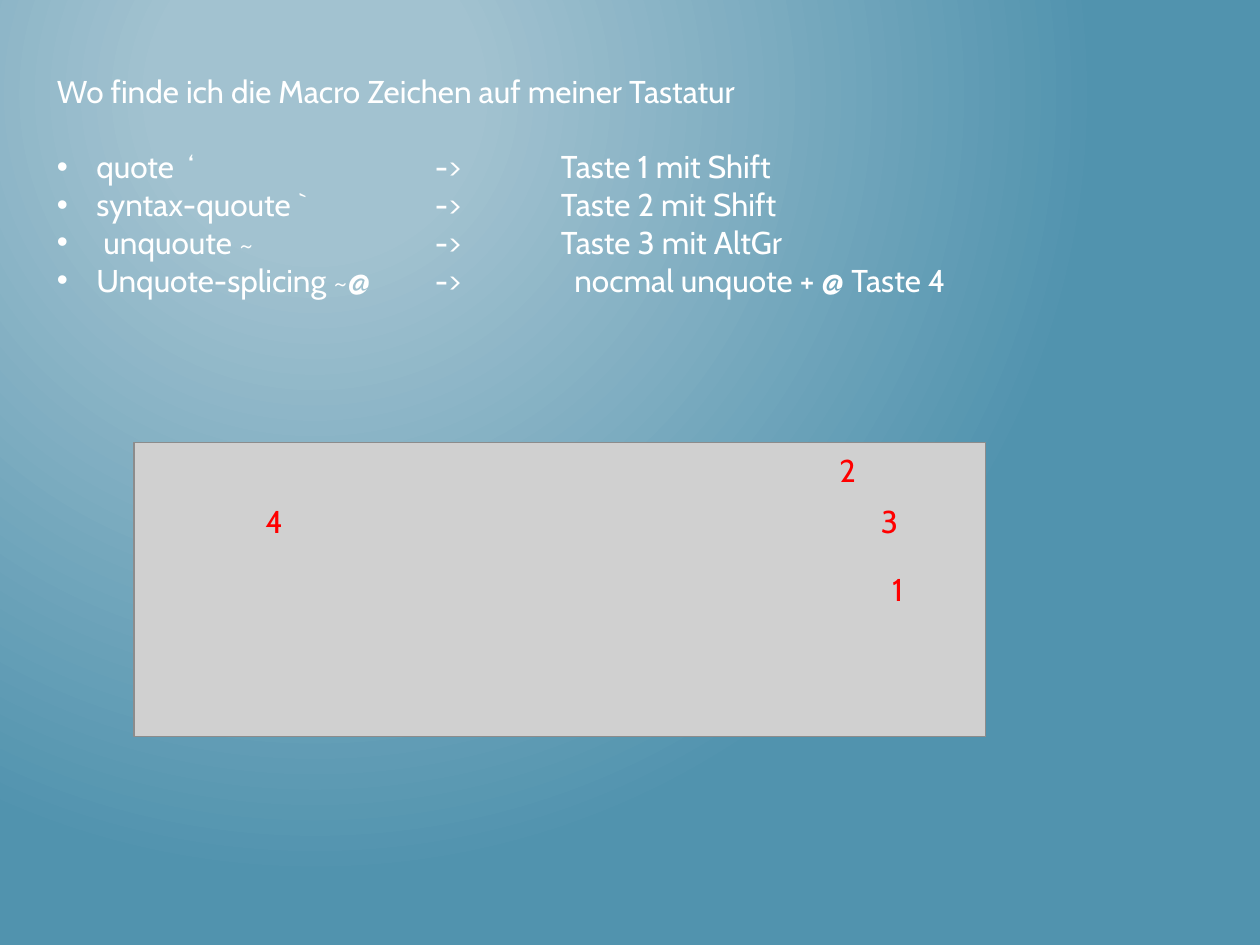
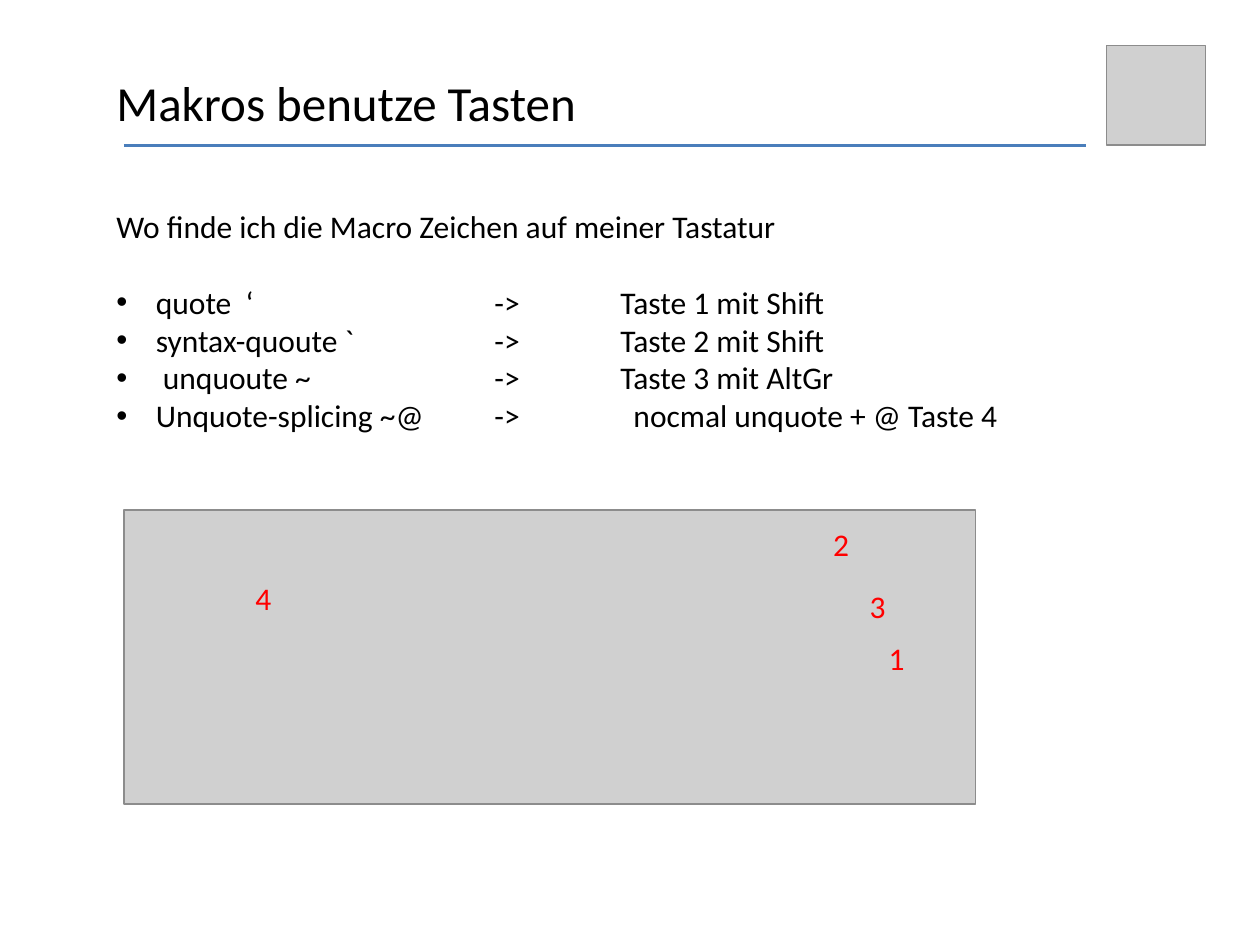
Before and after one commit to thomasschulte/ClojureUsergroupDemo, a slide deck: slide 34 of Clojure Vortrag .NET User Group.pptx (slide 40 before the commit). Drawn at 1260x945 pixels with LibreOffice and Linux fonts; fonts in the diff are those of the drawing; grey boxes stand for pictures. Boxes give left, top, right and bottom in pixels: in the first picture for what was removed or moved away, otherwise in the second. Text is boxed around its words. In the diff, an @@ line names an element or a change of style, - is before the commit and + after.

```diff
--- a/Clojure Vortrag .NET User Group.pptx
+++ b/Clojure Vortrag .NET User Group.pptx
@@ background gradient #A3C3D1 to #5194AF to #FFFFFF @@
@@ picture added at <box>1106,45,1206,145</box> @@
@@ text added at <box>116,87,576,122</box>, 28 pt, text #000000 @@
+Makros benutze Tasten
@@ line added from (123, 145) to (1086, 145), #4B7EBC 1.75 pt @@
@@ text "Wo finde ich die Macro ...": place and size @@
-text "Wo finde ich die Macro ..." at <box>57,79,946,299</box>
+text "Wo finde ich die Macro ..." at <box>116,216,997,432</box>
@@ text "Wo finde ich die Macro ..." at <box>116,216,997,432</box>: font Cabin to Calibri, text colour #FFFFFF to #000000 @@
@@ picture: place and size @@
-picture at <box>134,442,985,736</box>
+picture at <box>123,510,975,804</box>
@@ text "2": place and size @@
-text "2" at <box>839,459,856,482</box>
+text "2" at <box>833,535,849,556</box>
@@ text "4": place and size @@
-text "4" at <box>265,511,283,533</box>
+text "4" at <box>255,589,271,610</box>
@@ font Cabin to Calibri in 4 elements at <box>889,649,905,670</box>, <box>833,535,849,556</box>, <box>255,589,271,610</box>, <box>870,597,886,619</box> @@
@@ text "3": place and size @@
-text "3" at <box>881,510,898,534</box>
+text "3" at <box>870,597,886,619</box>
@@ text "1": place and size @@
-text "1" at <box>892,579,903,601</box>
+text "1" at <box>889,649,905,670</box>
```
Also in this commit, not shown: 33 other slides changed, 5 slides added, 10 slides removed.
